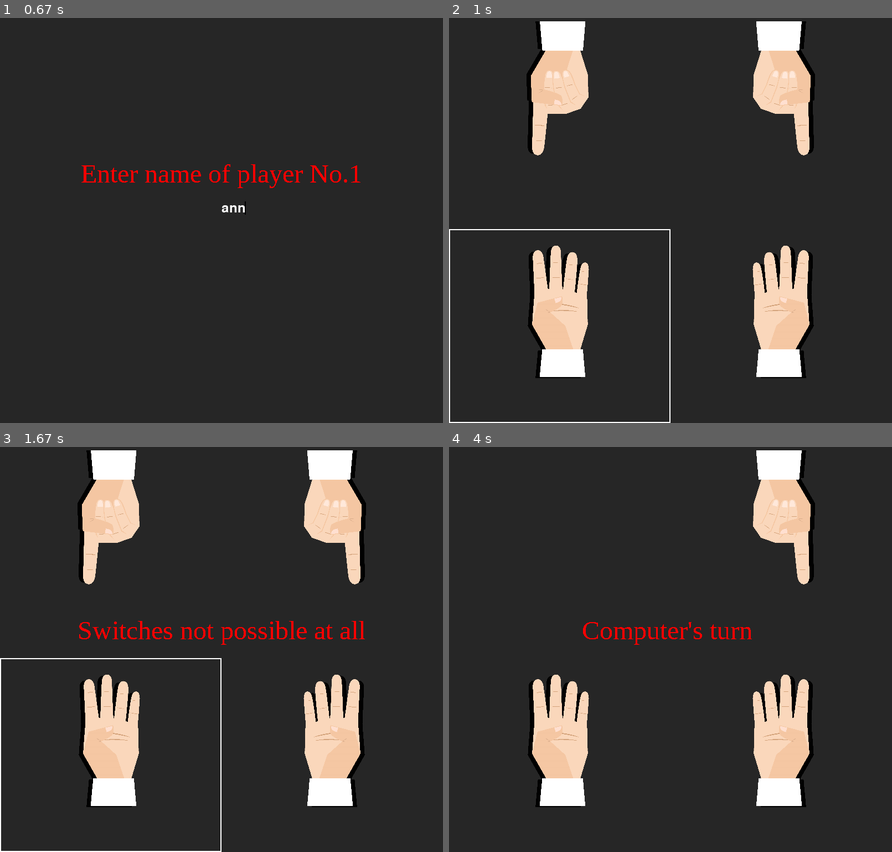
Above: before the commit, frames 1-4 (two rows, left to right).
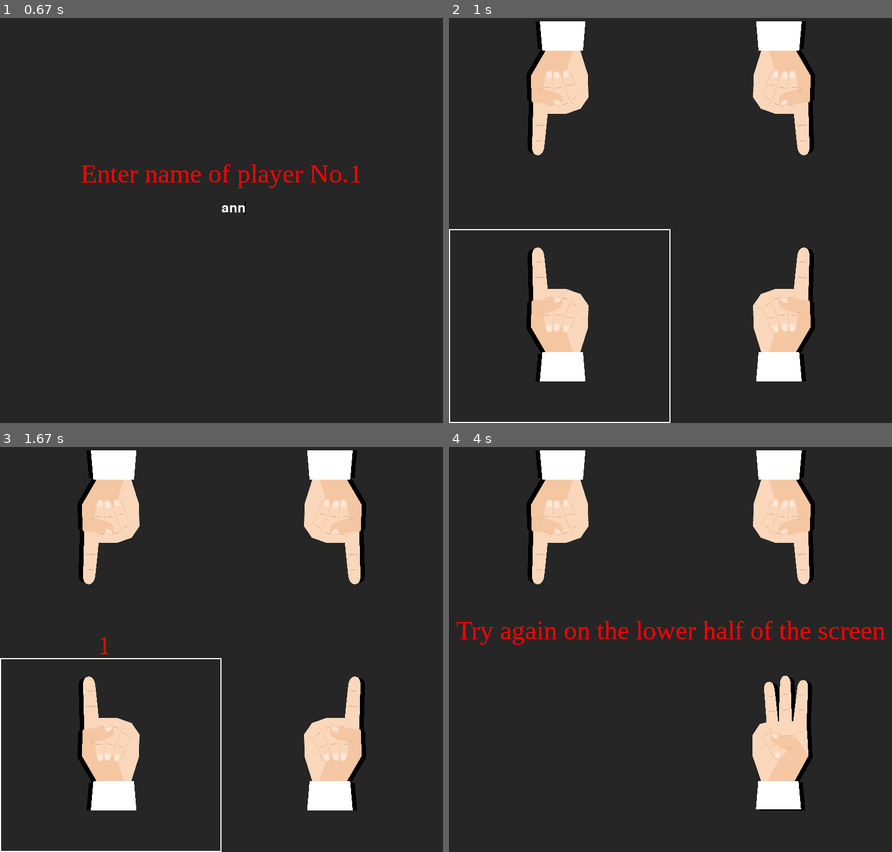
Above: after the commit, the same moments.

Repository: hey-its-archit/Chopsticks
Game: pygame game, started from main.py
Same seed, same stepped clock (60 frames per second), same inputs: the game is played once before the commit and once after it.
Inputs (mouse positions are in pixels of both pictures, inside the frame that each line leads up to):
- Up to frame 1 (0.67 s): type "ann" at 0.33 s
- Up to frame 2 (1 s): tap Enter at 0.67 s; click (652, 220) at 0.93 s
- Up to frame 3 (1.67 s): click "Computer's turn" at 1.33 s; move the mouse to (115, 633) at 1.58 s
- Up to frame 4 (4 s): click (564, 633) at 1.83 s; click (555, 467) at 3.9 s

Frame 1 is identical in both runs. In frame 2, 3.0% of the frame differs, in the area x 17-83%, y 56-90%; in frame 3, 3.7%; in frame 4, 8.9%, in the area x 1-99%, y 0-90%.

Commit message:
Update main.py

Diff:
--- a/main.py
+++ b/main.py
@@ -12,7 +12,7 @@
 class Board:
     def __init__(self, window=None):
         self.value = [[1, 1],
-                      [4, 4]]
+                      [1, 1]]
         self.rotate = False  # add here
         self.window = window
 
